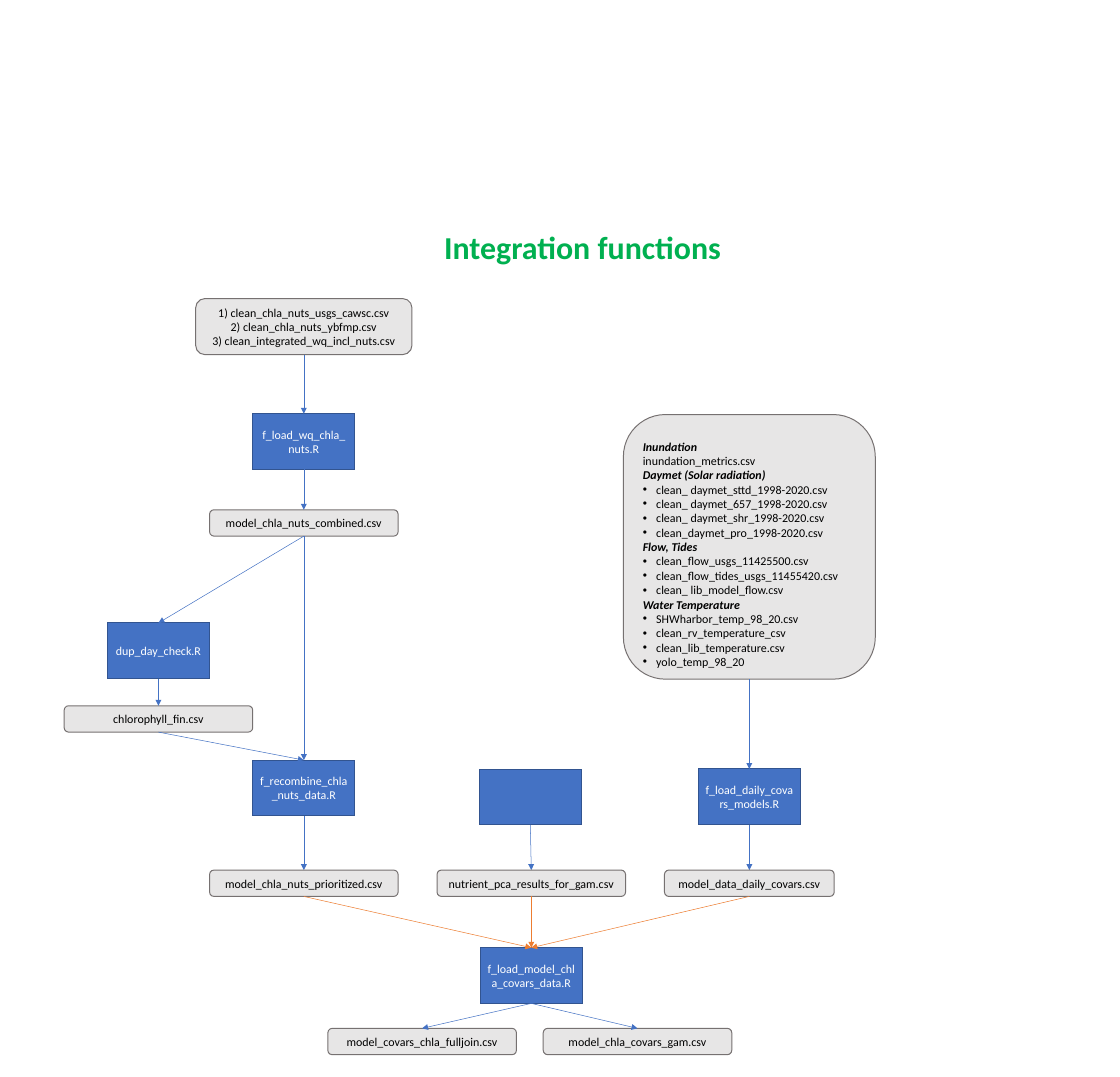
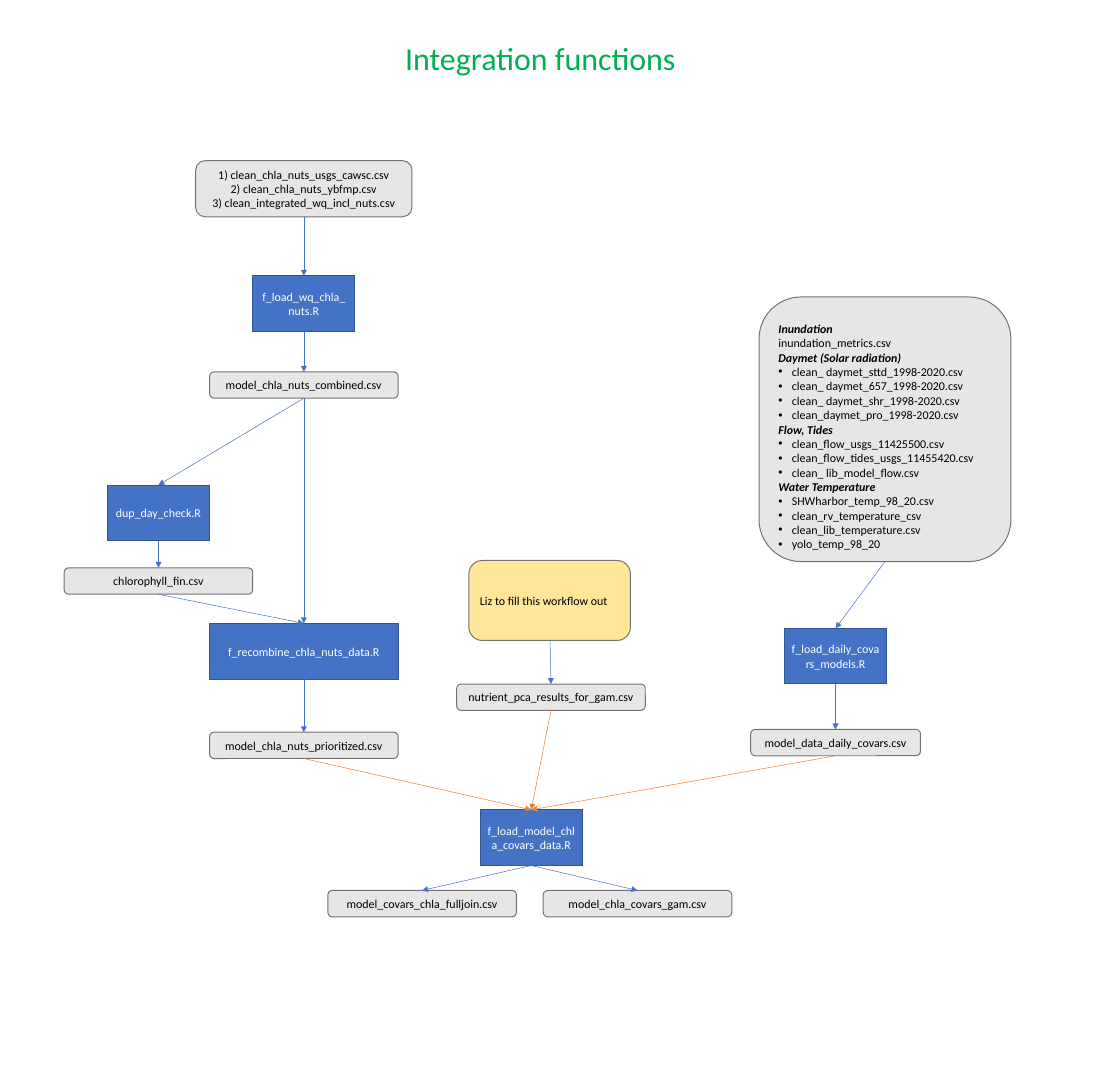
Before and after one commit to Delta-Stewardship-Council/swg-21-connectivity, a slide deck: slide 2 of R_workflow.pptx. Drawn at 1120x1077 pixels with LibreOffice and Linux fonts; fonts in the diff are those of the drawing. Boxes give left, top, right and bottom in pixels: in the first picture for what was removed or moved away, otherwise in the second. Text is boxed around its words. In the diff, an @@ line names an element or a change of style, - is before the commit and + after.

Commit message:
Most recent R workflow

```diff
--- a/R_workflow.pptx
+++ b/R_workflow.pptx
@@ text "Integration functions": place and size @@
-text "Integration functions" at [444,236,721,265]
+text "Integration functions" at [405,48,676,76]
@@ text "Integration functions" at [405,48,676,76]: bold off @@
@@ rounded rectangle "Inundation": place and size @@
-rounded rectangle "Inundation" at [623,414,875,679]
+rounded rectangle "Inundation" at [759,297,1011,562]
@@ arrow moved from (159, 678) - (159, 706) to (159, 541) - (159, 568) @@
@@ rounded rectangle added at [469,561,630,640], fill #FFE699, outline #767171 1 pt, 12 pt, text #000000 @@
+Liz to fill this workflow out
@@ arrow moved from (750, 679) - (750, 769) to (885, 561) - (836, 628) @@
@@ rectangle "f_recombine_chla_nuts_data.R": place and size @@
-rectangle "f_recombine_chla_nuts_data.R" at [253,760,355,816]
+rectangle "f_recombine_chla_nuts_data.R" at [210,623,398,679]
@@ arrow moved from (531, 825) - (531, 870) to (550, 639) - (551, 684) @@
@@ arrow moved from (304, 816) - (304, 870) to (304, 679) - (304, 732) @@
@@ rounded rectangle "nutrient_pca_results_for_gam.csv": place and size @@
-rounded rectangle "nutrient_pca_results_for_gam.csv" at [437,870,626,897]
+rounded rectangle "nutrient_pca_results_for_gam.csv" at [457,684,645,711]
@@ 1 rectangle, 1 rounded rectangle, 1 arrow: place and size @@
-1 rectangle, 1 rounded rectangle, 1 arrow at [665,769,834,897]
+1 rectangle, 1 rounded rectangle, 1 arrow at [751,628,920,756]
@@ arrow moved from (531, 897) - (531, 948) to (551, 710) - (531, 810) @@
@@ rectangle removed at [480,769,582,825] @@
@@ arrow moved from (750, 897) - (531, 948) to (836, 756) - (531, 810) @@
@@ 8 arrows, 6 rounded rectangles, 3 rectangles: place and size @@
-8 arrows, 6 rounded rectangles, 3 rectangles at [64,299,732,1055]
+8 arrows, 6 rounded rectangles, 3 rectangles at [64,161,732,917]
```
Also in this commit, not shown: 1 other slide changed.
